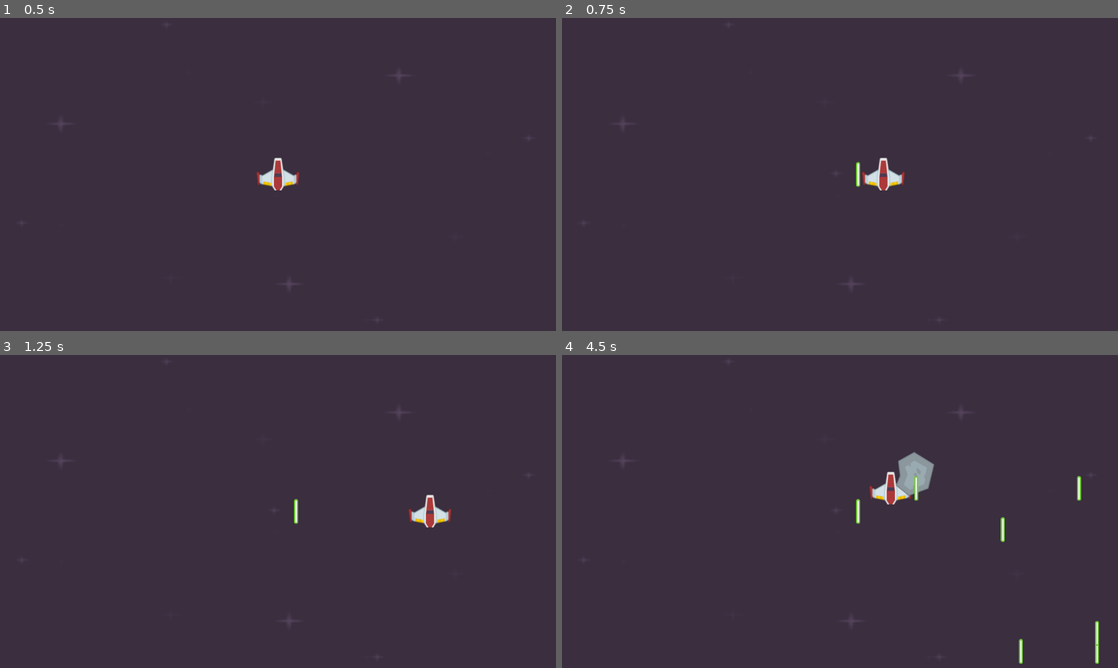
Above: before the commit, frames 1-4 (two rows, left to right).
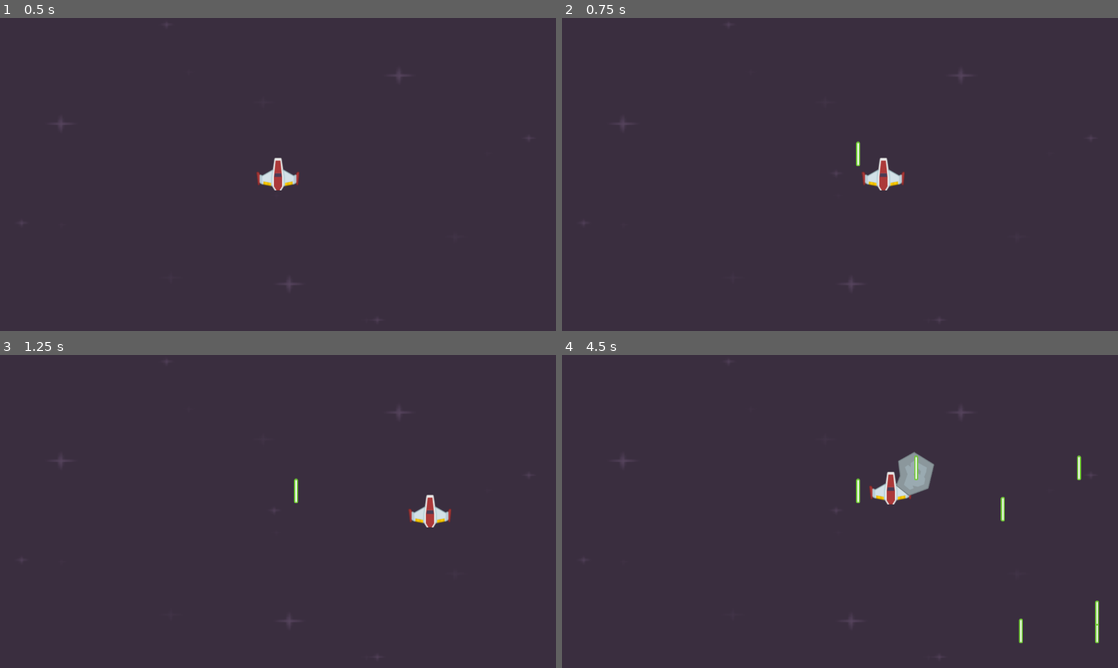
Above: after the commit, the same moments.

Repository: AbdulqadirQ/godot-tut
Game: Godot game, scene res://scenes/level.tscn
Same seed, same stepped clock (60 frames per second), same inputs: the game is played once before the commit and once after it.
Inputs (mouse positions are in pixels of both pictures, inside the frame that each line leads up to):
- Up to frame 1 (0.5 s): no input
- Up to frame 2 (0.75 s): tap Enter at 0.5 s; move the mouse to (962, 158) at 0.52 s; hold D (right) from 0.53 s (still down); click (962, 158) at 0.6 s
- Up to frame 3 (1.25 s): keep holding D (right)
- Up to frame 4 (4.5 s): move the mouse to (728, 527) at 1.27 s; release D (right) at 1.28 s; hold S (down) 1.28-2.03 s; click (728, 527) at 1.35 s; move the mouse to (895, 442) at 2.02 s; hold D (right) 2.03-2.78 s; click (895, 442) at 2.1 s; tap Space at 2.75 s; move the mouse to (812, 574) at 2.77 s; hold W (up) 2.78-3.53 s; click (812, 574) at 2.85 s; move the mouse to (1006, 558) at 3.52 s; hold A (left) from 3.53 s (still down); click (1006, 558) at 3.6 s; move the mouse to (673, 464) at 4.27 s; click (673, 464) at 4.35 s

Frame 1 is identical in both runs. In frame 2, 0.1% of the frame differs, in the area x 52-54%, y 39-54%; in frame 3, 0.1%; in frame 4, 0.6%, in the area x 52-97%, y 32-99%.

Commit message:
Add marker for laser emit

Diff:
--- a/scenes/player.gd
+++ b/scenes/player.gd
@@ -16,4 +16,4 @@
 	move_and_slide()
 
 	if Input.is_action_just_pressed("shoot"):
-		laser.emit(position)
+		laser.emit($LaserStartPos.global_position)
--- a/scenes/player.tscn
+++ b/scenes/player.tscn
@@ -13,3 +13,7 @@
 
 [node name="CollisionPolygon2D" type="CollisionPolygon2D" parent="."]
 polygon = PackedVector2Array(-9, -37, 8, -38, 11, -12, 36, 4, 40, 0, 48, -7, 46, 25, 40, 21, 14, 27, 8, 38, -8, 37, -16, 27, -41, 21, -46, 26, -51, -5, -45, -8, -42, -2, -37, 1, -13, -12)
+
+[node name="LaserStartPos" type="Marker2D" parent="."]
+position = Vector2(0, -47)
+gizmo_extents = 158.1
